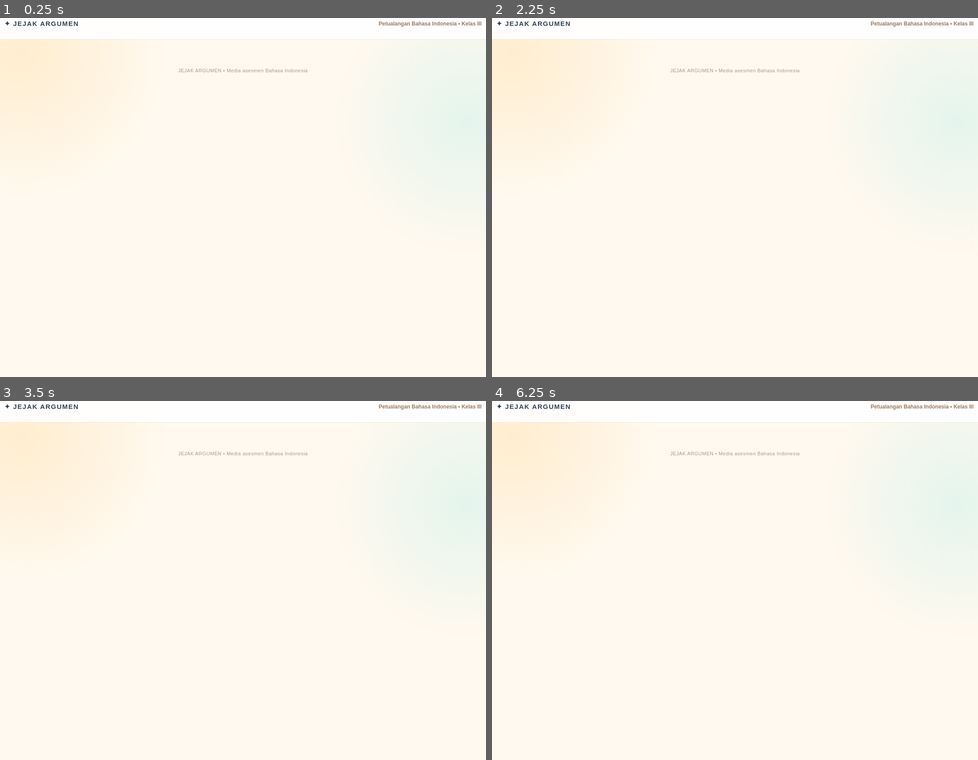
Above: before the commit, frames 1-4 (two rows, left to right).
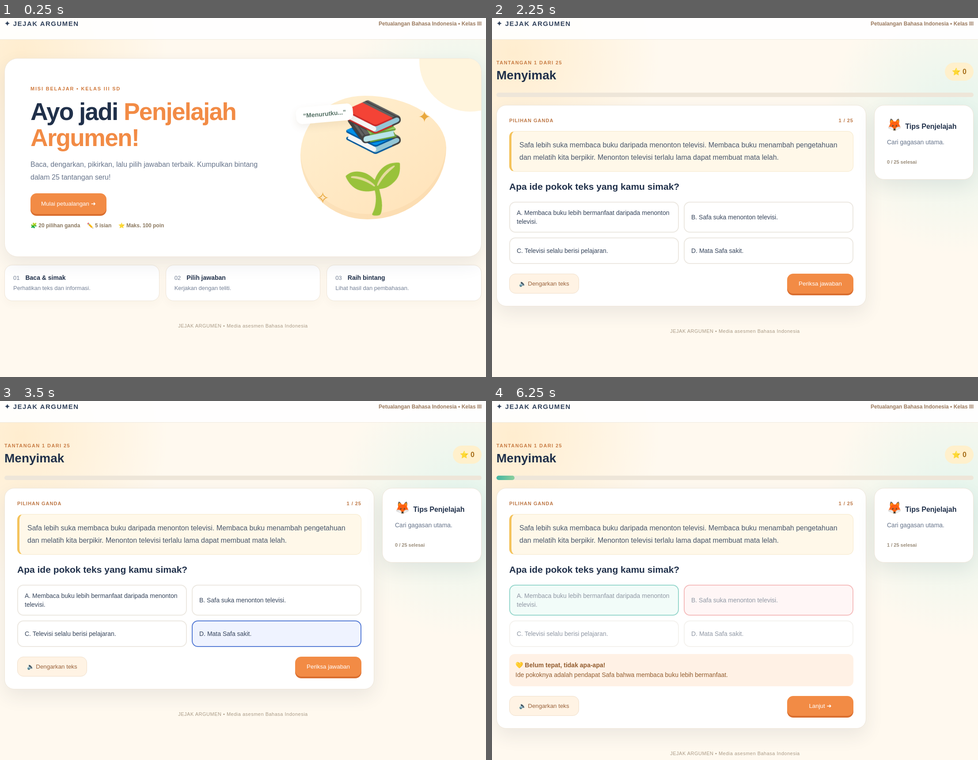
Above: after the commit, the same moments.

Repository: whitelauron-eng/Dancuk-Game
Game: browser game, page index.html
The game is run twice, just before and just after one commit, with the same random seed, the same clock (stepped at 60 frames per second) and the same inputs. When the page shows a pop-up message, it is drawn as a white box for half a second while everything else waits; a line starting with > is the answer the replay typed.
Inputs (mouse positions are in pixels of both pictures, inside the frame that each line leads up to):
- Up to frame 1 (0.25 s): no input
- Up to frame 2 (2.25 s): click (560, 204) at 2.02 s, where only the run after the commit has a clickable "Mulai petualangan ➜"
- Up to frame 3 (3.5 s): click (330, 666) at 2.47 s, where only the run after the commit has a clickable "Periksa jawaban"; click (277, 634) at 3.07 s, where only the run after the commit has a clickable "D. Mata Safa sakit."
- Up to frame 4 (6.25 s): click (594, 634) at 3.67 s, where only the run after the commit has a clickable "C. Televisi selalu berisi pel…"; click (594, 598) at 4.27 s, where only the run after the commit has a clickable "A. Membaca buku lebih bermanf…"; click (545, 666) at 4.52 s, where only the run after the commit has a clickable "🔈 Dengarkan teks"; click (769, 598) at 4.87 s, where only the run after the commit has a clickable "B. Safa suka menonton televis…"; click (545, 666) at 5.47 s, where only the run after the commit has a clickable "🔈 Dengarkan teks"; click (822, 666) at 6.07 s, where only the run after the commit has a clickable "Periksa jawaban"

The runs differ from the first frame. In frame 1, 17% of the frame differs, in the area x 1-99%, y 11-87%; in frame 2, 5.5%; in frame 3, 5.7%; in frame 4, 6.3%.

Commit message:
Add files via upload

Diff:
--- a/app.js
+++ b/app.js
@@ -1,4 +1,6 @@
 const $=id=>document.getElementById(id);let i=0,score=0,answers=[],locked=false;
+// Pastikan layar pembuka tampil saat halaman pertama kali dibuka.
+if(!document.querySelector(".screen.active")){document.getElementById("home")?.classList.add("active");}
 function screen(id){document.querySelectorAll(".screen").forEach(x=>x.classList.remove("active"));$(id).classList.add("active");scrollTo(0,0)}
 function norm(s){return String(s).toLowerCase().replace(/[.,!?']/g,"").replace(/\s+/g," ").trim()}
 function start(){i=0;score=0;answers=[];screen("quiz");draw()}
--- a/index.html
+++ b/index.html
@@ -1 +1 @@
-<!doctype html><html lang="id"><head><meta charset="utf-8">< …(237 unchanged characters)… r><main><section id="home" class="screen"><div class="hero"><div><small>MISI BEL …(2079 unchanged characters)…
+<!doctype html><html lang="id"><head><meta charset="utf-8">< …(237 unchanged characters)… r><main><section id="home" class="screen active"><div class="hero"><div><small>MISI BEL …(2079 unchanged characters)…
